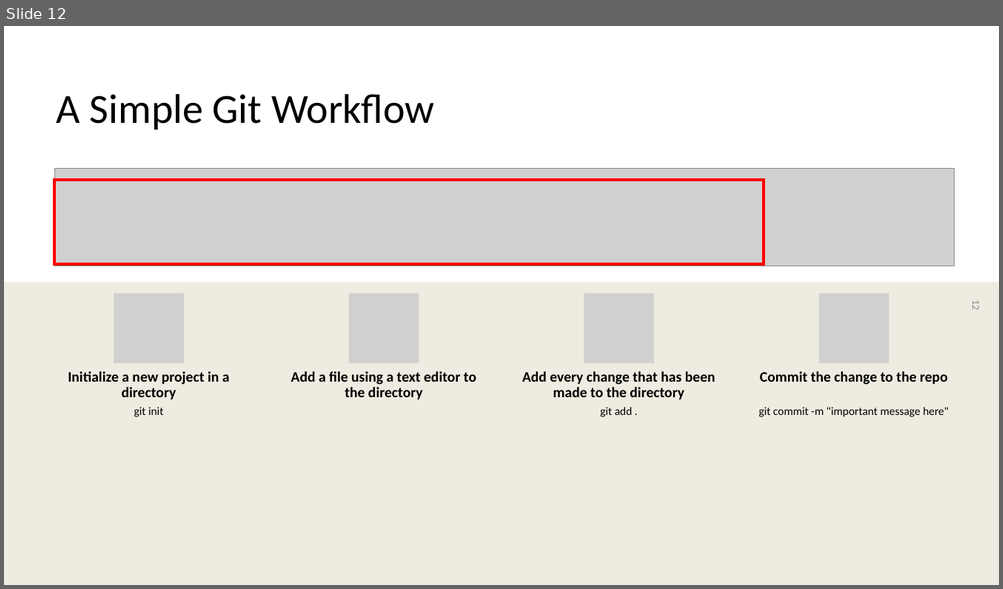
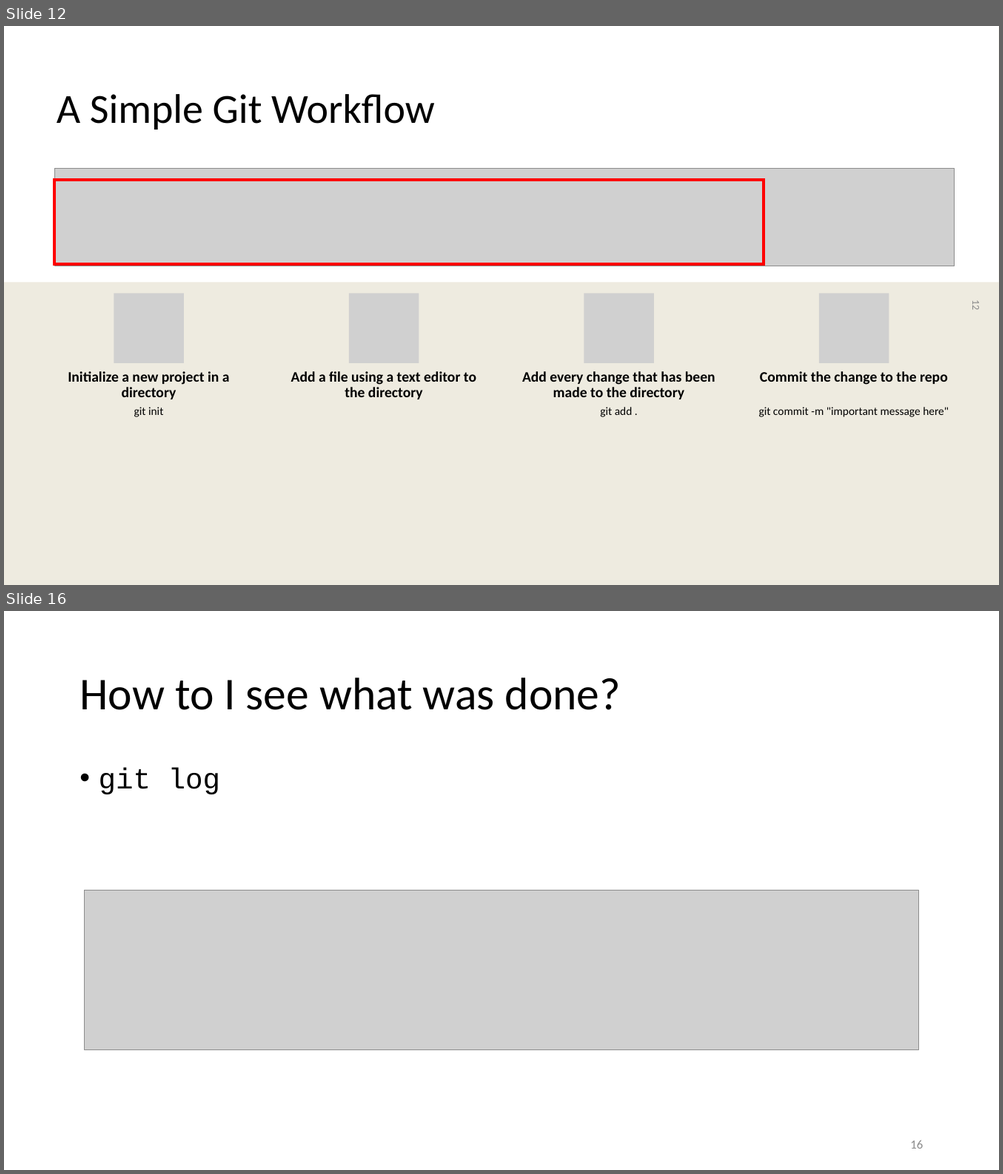
Before and after one commit to melsadany/intro-to-git, a slide deck: intro-to-Git-and-version-control_ME_101623.pptx. Shown one above the other, each under a label of ours: slide 12 before the commit, slides 12 and 16 after it; the slides between them are not shown. The pictures are 1003x589 and 1003x1174 pixels, drawn with LibreOffice and Linux fonts; fonts in the diff are those of the drawing; grey boxes stand for pictures. Boxes give left, top, right and bottom in pixels: in the first picture for what was removed or moved away, otherwise in the second. Text is boxed around its words. In the diff, an @@ line names an element or a change of style, - is before the commit and + after.

```diff
--- a/intro-to-Git-and-version-control_ME_101623.pptx
+++ b/intro-to-Git-and-version-control_ME_101623.pptx
@@ slide 16 added at (4,611,999,1170), background #FFFFFF @@
@@ title added at (79,678,620,710), 44 pt, text #000000 @@
+How to I see what was done?
@@ text added at (99,768,220,795), 28 pt, text #000000 @@
+• git log
@@ picture added at (85,891,919,1051) @@
@@ page number added at (910,1141,922,1149), 12 pt, text #8C8C8C @@
+16
```
Also in this commit, not shown: 5 other slides added.
